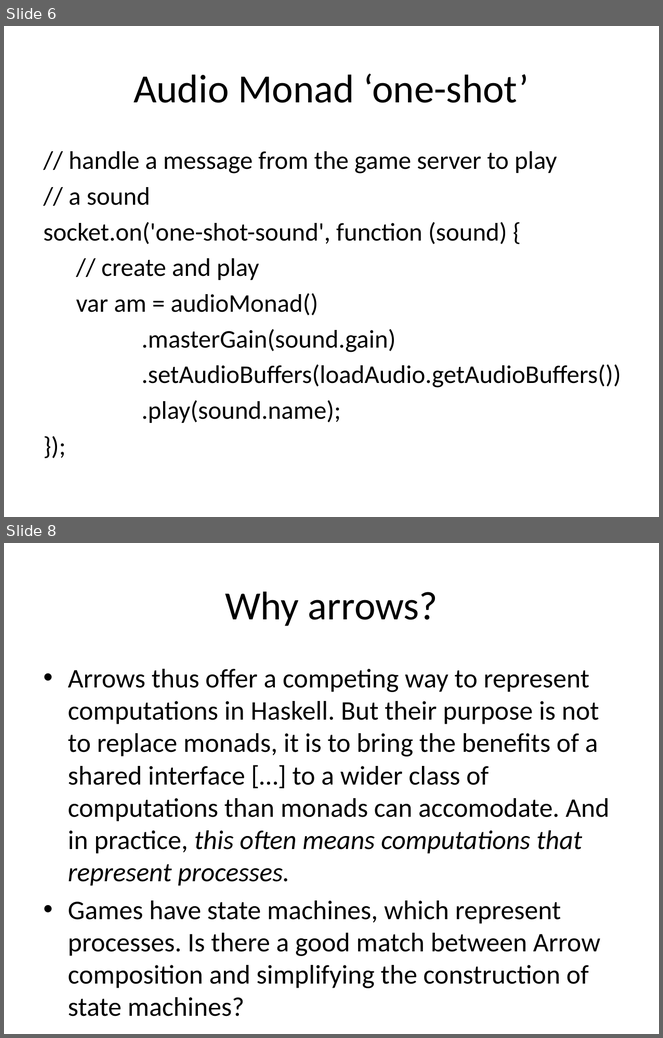
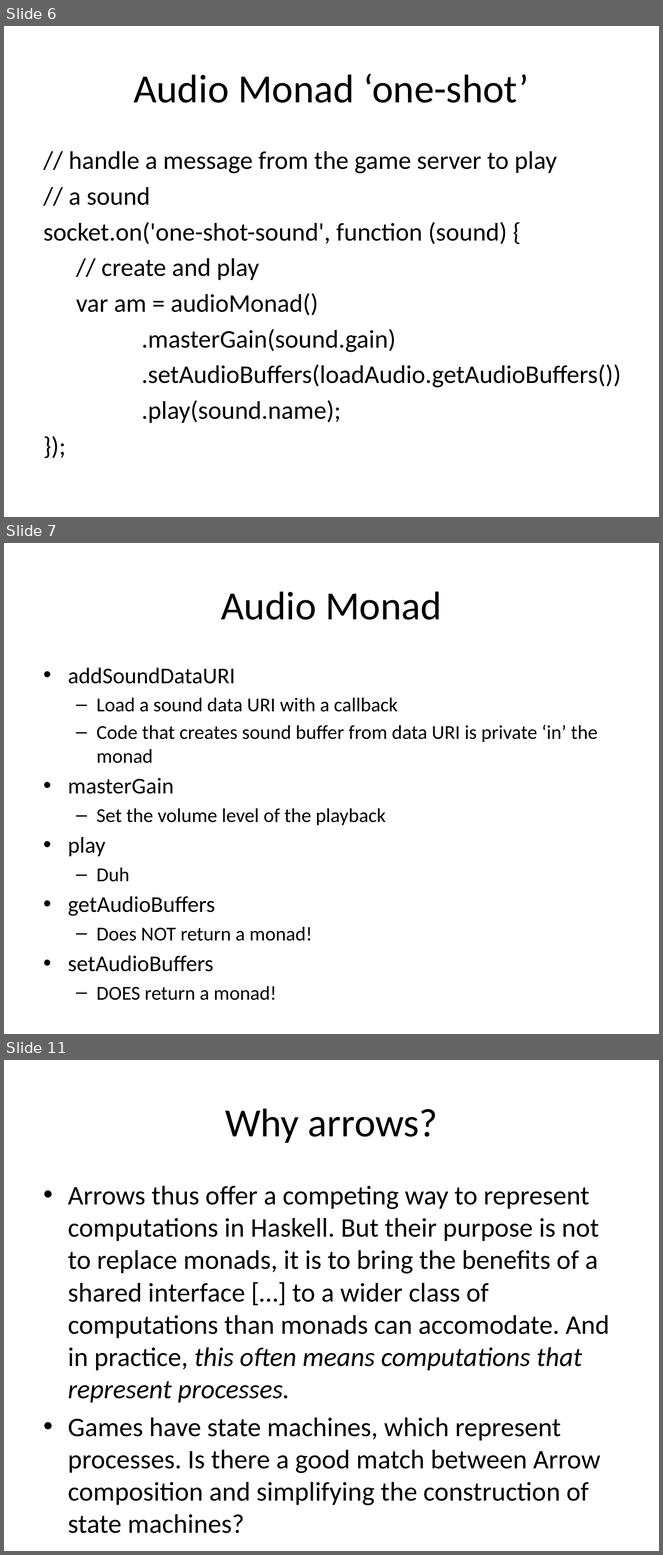
Before and after one commit to enright/arrowlets, a slide deck: MonadsOfDoomArrowsOfTime.pptx. Shown one above the other, each under a label of ours: slides 6 and 8 before the commit, slides 6, 7 and 11 after it; the slides between them are not shown. The pictures are 663x1038 and 663x1555 pixels, drawn with LibreOffice and Linux fonts; fonts in the diff are those of the drawing. Boxes give left, top, right and bottom in pixels: in the first picture for what was removed or moved away, otherwise in the second. Text is boxed around its words. In the diff, an @@ line names an element or a change of style, - is before the commit and + after.

```diff
--- a/MonadsOfDoomArrowsOfTime.pptx
+++ b/MonadsOfDoomArrowsOfTime.pptx
@@ slide 7 added at (4, 543, 659, 1034), background #FFFFFF @@
@@ title added at (221, 591, 442, 620), 44 pt, text #000000 @@
+Audio Monad
@@ text added at (68, 668, 598, 972), 21.7 pt, text #000000 @@
+• addSoundDataURI
+  – Load a sound data URI with a callback
+  – Code that creates sound buffer from data URI is private ‘in’ the monad
+• masterGain
+  – Set the volume level of the playback
+• play
+  – Duh
+• getAudioBuffers
+  – Does NOT return a monad!
+• setAudioBuffers
+  – DOES return a monad!
@@ what was slide 8 is now slide 11 @@
```
Also in this commit, not shown: 3 slides changed, 7 other slides added.
